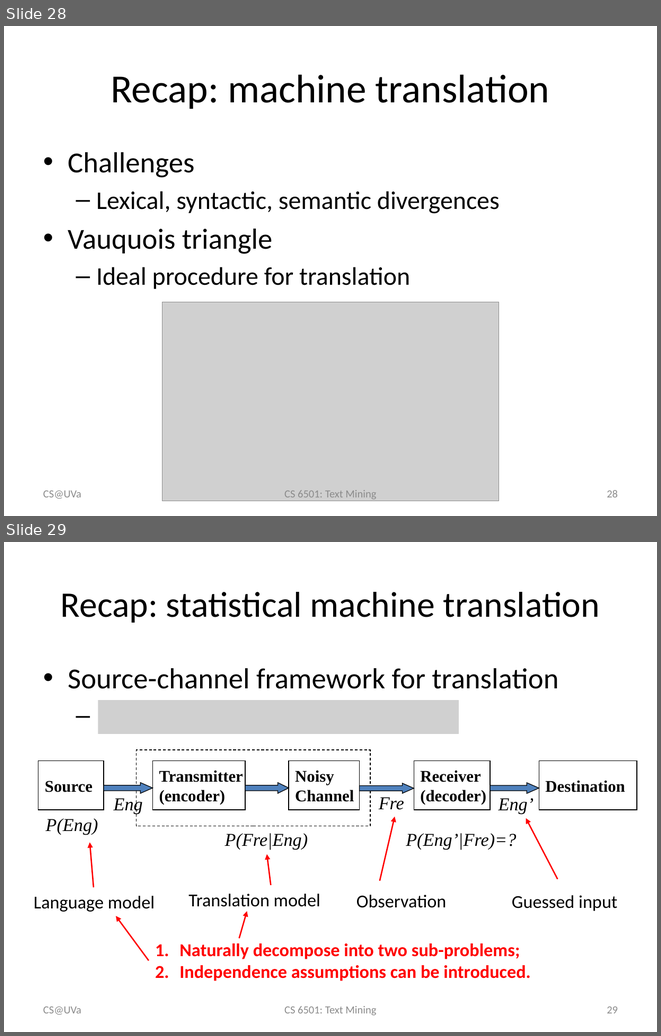
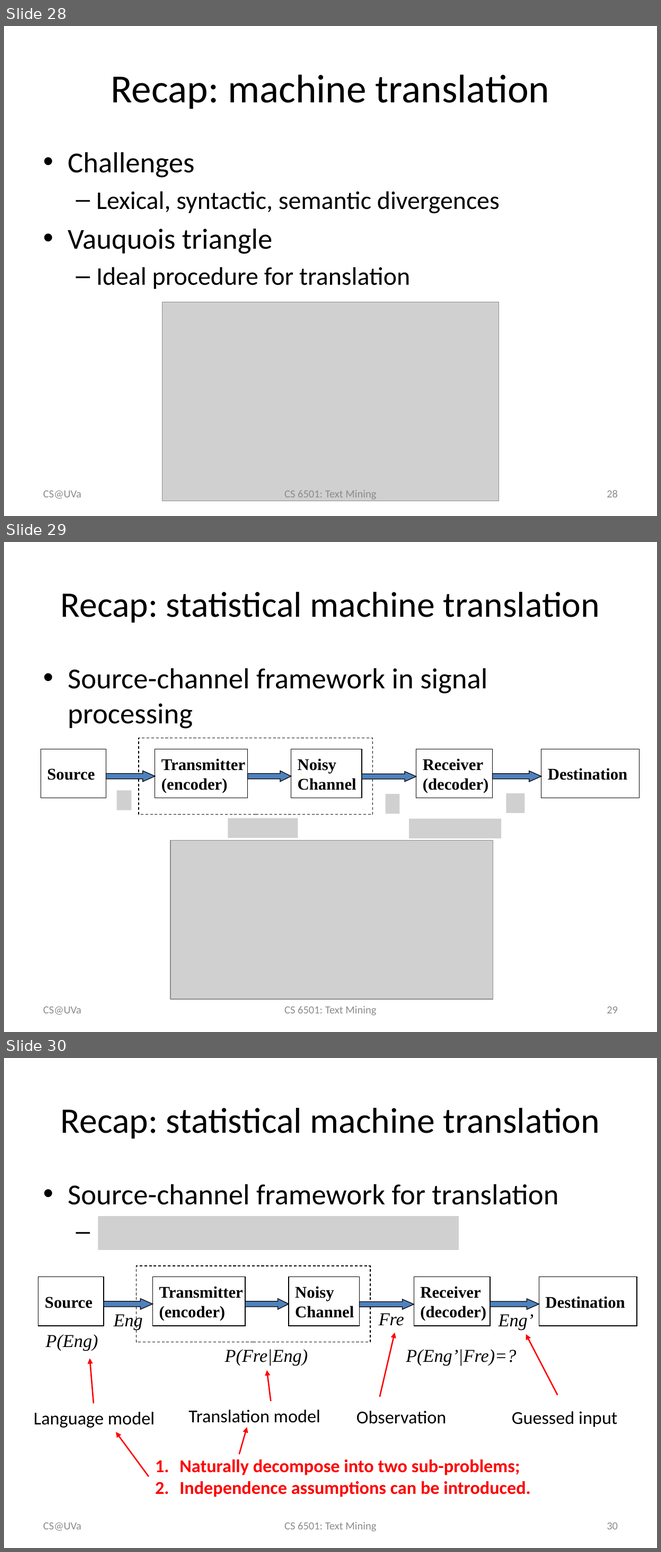
Before and after one commit to wang296/CS6501-Text-Mining, a slide deck: docs/StatisticalMachineTranslation.pptx. Shown one above the other, each under a label of ours: slides 28 and 29 before the commit, slides 28, 29 and 30 after it. The pictures are 661x1036 and 661x1552 pixels, drawn with LibreOffice and Linux fonts; fonts in the diff are those of the drawing; grey boxes stand for pictures. Boxes give left, top, right and bottom in pixels: in the first picture for what was removed or moved away, otherwise in the second. Text is boxed around its words. In the diff, an @@ line names an element or a change of style, - is before the commit and + after.

```diff
--- a/docs/StatisticalMachineTranslation.pptx
+++ b/docs/StatisticalMachineTranslation.pptx
@@ slide 29 added at [4,542,657,1032], background #FFFFFF @@
@@ title added at [61,592,600,623], 39.6 pt, text #000000 @@
+Recap: statistical machine translation
@@ text added at [68,668,487,729], 32 pt, text #000000 @@
+• Source-channel framework in signal processing
@@ rectangle added at [139,738,372,814], outline #000000 0.75 pt dashed @@
@@ rectangle added at [41,749,106,798], outline #000000 0.75 pt, 18 pt, text #000000, bold @@
+Source
@@ rectangle added at [155,749,248,798], outline #000000 0.75 pt, 18 pt, text #000000, bold @@
+Transmitter
+(encoder)
@@ rectangle added at [291,749,362,798], outline #000000 0.75 pt, 18 pt, text #000000, bold @@
+Noisy
+Channel
@@ rectangle added at [416,749,493,798], outline #000000 0.75 pt, 18 pt, text #000000, bold @@
+Receiver
+(decoder)
@@ rectangle added at [541,749,639,798], outline #000000 0.75 pt, 18 pt, text #000000, bold @@
+Destination
@@ right arrow added at [106,770,155,781], fill #4F81BD, outline #000000 0.75 pt @@
@@ right arrow added at [248,770,291,781], fill #4F81BD, outline #000000 0.75 pt @@
@@ right arrow added at [362,771,416,782], fill #4F81BD, outline #000000 0.75 pt @@
@@ right arrow added at [493,770,541,781], fill #4F81BD, outline #000000 0.75 pt @@
@@ picture added at [117,790,132,810] @@
@@ picture added at [385,794,400,814] @@
@@ picture added at [506,793,525,813] @@
@@ picture added at [228,818,298,838] @@
@@ picture added at [409,818,501,838] @@
@@ picture added at [170,840,493,999] @@
@@ text added at [43,1006,81,1014], 12 pt, text #8C8C8C @@
+CS@UVa
@@ text added at [284,1006,376,1015], 12 pt, text #8C8C8C @@
+CS 6501: Text Mining
@@ page number added at [607,1006,618,1013], 12 pt, text #8C8C8C @@
+29
@@ what was slide 29 is now slide 30 @@
@@ page number at [607,1522,618,1529]: text changed @@
-29
+30
```
Also in this commit, not shown: 1 other slide added, 3 other files.
